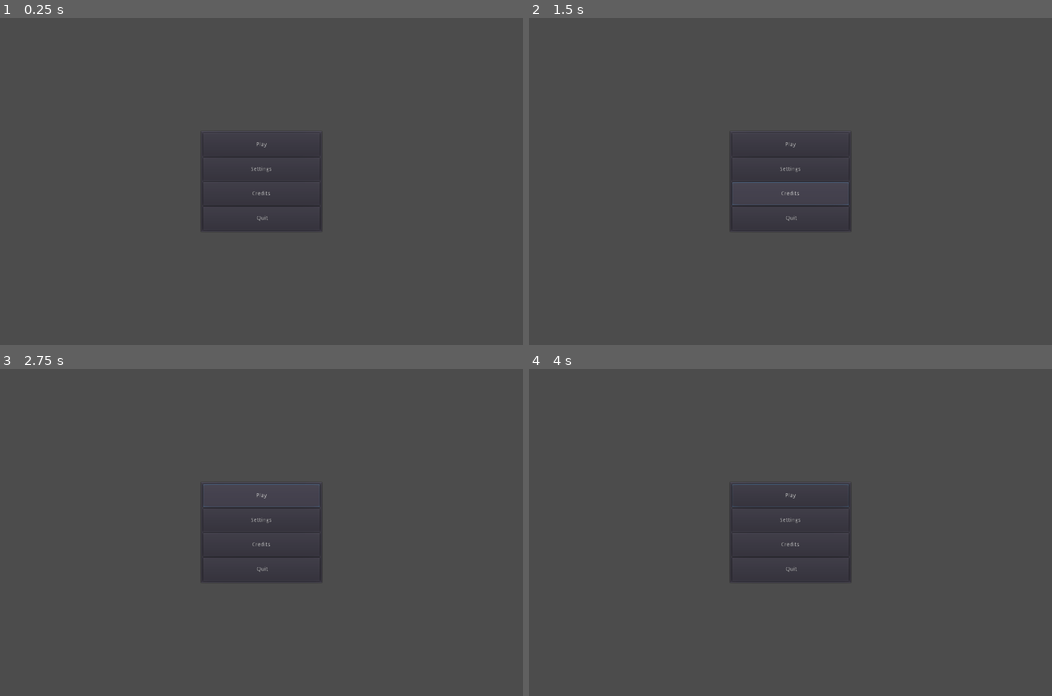
Above: before the commit, frames 1-4 (two rows, left to right).
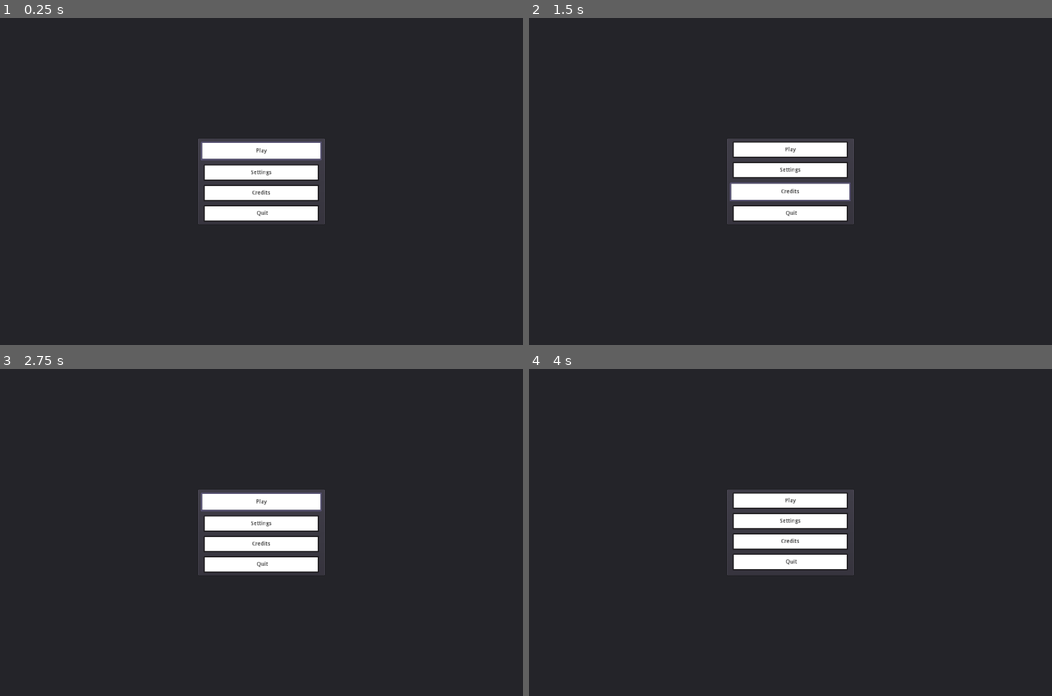
Above: after the commit, the same moments.

Repository: fporter/qthatg
Game: Godot game, scene res://Scenes/Levels/Main.tscn
The game is run twice, just before and just after one commit, with the same random seed, the same clock (stepped at 60 frames per second) and the same inputs. Before the commit the project starts from res://Levels/Main.tscn.
Inputs (mouse positions are in pixels of both pictures, inside the frame that each line leads up to):
- Up to frame 1 (0.25 s): no input
- Up to frame 2 (1.5 s): click "Settings" at 0.5 s; click "Credits" at 1.25 s
- Up to frame 3 (2.75 s): click "Play" at 2 s
- Up to frame 4 (4 s): click "Play" at 2.75 s; tap Enter (ui_accept) at 3.5, 3.77 s; move the mouse to (905, 516) at 3.52 s

The runs differ from the first frame. In frame 1, 98% of the frame differs, in the area x 0-100%, y 0-100%; in frame 2, 98%; in frame 3, 98%; in frame 4, 97%.

Commit message:
:bento: add prototype style
Ref #2

Diff:
--- /dev/null
+++ b/src/DevArt/Prototype.tres
@@ -0,0 +1,42 @@
+[gd_resource type="Theme" load_steps=7 format=2]
+
+[ext_resource path="res://DevArt/BtnStyles/MainMenuBtn.png" type="Texture" id=1]
+[ext_resource path="res://DevArt/BtnStyles/MainMenuBtn_Pressed.png" type="Texture" id=2]
+[ext_resource path="res://DevArt/BtnStyles/MainMenuBtn_Focus.png" type="Texture" id=3]
+
+[sub_resource type="StyleBoxTexture" id=2]
+texture = ExtResource( 3 )
+region_rect = Rect2( 0, 0, 64, 64 )
+margin_left = 15.0
+margin_right = 15.0
+margin_top = 15.0
+margin_bottom = 15.0
+
+[sub_resource type="StyleBoxTexture" id=1]
+texture = ExtResource( 1 )
+region_rect = Rect2( 0, 0, 64, 64 )
+margin_left = 15.0
+margin_right = 15.0
+margin_top = 15.0
+margin_bottom = 15.0
+axis_stretch_horizontal = 2
+axis_stretch_vertical = 2
+
+[sub_resource type="StyleBoxTexture" id=3]
+texture = ExtResource( 2 )
+region_rect = Rect2( 0, 0, 64, 64 )
+margin_left = 15.0
+margin_right = 15.0
+margin_top = 15.0
+margin_bottom = 15.0
+
+[resource]
+Button/colors/font_color = Color( 0, 0, 0, 1 )
+Button/colors/font_color_focus = Color( 0, 0, 0, 1 )
+Button/colors/font_color_hover = Color( 0, 0, 0, 1 )
+Button/colors/font_color_pressed = Color( 0.360784, 0, 0, 1 )
+Button/styles/focus = SubResource( 2 )
+Button/styles/hover = SubResource( 1 )
+Button/styles/normal = SubResource( 1 )
+Button/styles/pressed = SubResource( 3 )
+VBoxContainer/constants/separation = 6
--- a/src/Levels/Main.tscn
+++ /dev/null
@@ -1,70 +0,0 @@
-[gd_scene load_steps=2 format=2]
-
-[ext_resource path="res://Scripts/Scenes/MainMenu.gd" type="Script" id=1]
-
-[node name="MainMenu" type="Node2D"]
-script = ExtResource( 1 )
-
-[node name="MarginContainer" type="MarginContainer" parent="."]
-margin_right = 1280.0
-margin_bottom = 800.0
-
-[node name="CenterContainer" type="CenterContainer" parent="MarginContainer"]
-margin_right = 1280.0
-margin_bottom = 800.0
-
-[node name="PanelContainer" type="PanelContainer" parent="MarginContainer/CenterContainer"]
-margin_left = 490.0
-margin_top = 275.0
-margin_right = 790.0
-margin_bottom = 525.0
-rect_min_size = Vector2( 300, 250 )
-
-[node name="VBoxContainer" type="VBoxContainer" parent="MarginContainer/CenterContainer/PanelContainer"]
-margin_left = 7.0
-margin_top = 7.0
-margin_right = 293.0
-margin_bottom = 243.0
-
-[node name="PlayButton" type="Button" parent="MarginContainer/CenterContainer/PanelContainer/VBoxContainer"]
-margin_right = 286.0
-margin_bottom = 56.0
-focus_neighbour_top = NodePath("../Quit")
-focus_neighbour_bottom = NodePath("../SettingsBtn")
-focus_next = NodePath("../SettingsBtn")
-focus_previous = NodePath("../Quit")
-size_flags_vertical = 3
-text = "Play"
-
-[node name="SettingsBtn" type="Button" parent="MarginContainer/CenterContainer/PanelContainer/VBoxContainer"]
-margin_top = 60.0
-margin_right = 286.0
-margin_bottom = 116.0
-focus_neighbour_top = NodePath("../PlayButton")
-focus_neighbour_bottom = NodePath("../Credits")
-focus_next = NodePath("../Credits")
-focus_previous = NodePath("../PlayButton")
-size_flags_vertical = 3
-text = "Settings"
-
-[node name="Credits" type="Button" parent="MarginContainer/CenterContainer/PanelContainer/VBoxContainer"]
-margin_top = 120.0
-margin_right = 286.0
-margin_bottom = 176.0
-focus_neighbour_top = NodePath("../SettingsBtn")
-focus_neighbour_bottom = NodePath("../Quit")
-focus_next = NodePath("../Quit")
-focus_previous = NodePath("../SettingsBtn")
-size_flags_vertical = 3
-text = "Credits"
-
-[node name="Quit" type="Button" parent="MarginContainer/CenterContainer/PanelContainer/VBoxContainer"]
-margin_top = 180.0
-margin_right = 286.0
-margin_bottom = 236.0
-focus_neighbour_top = NodePath("../Credits")
-focus_neighbour_bottom = NodePath("../PlayButton")
-focus_next = NodePath("../PlayButton")
-focus_previous = NodePath("../Credits")
-size_flags_vertical = 3
-text = "K_QUIT"
--- /dev/null
+++ b/src/Scenes/Levels/Main.tscn
@@ -0,0 +1,78 @@
+[gd_scene load_steps=4 format=2]
+
+[ext_resource path="res://Scripts/Levels/MainMenu.gd" type="Script" id=1]
+[ext_resource path="res://DevArt/Prototype.tres" type="Theme" id=2]
+[ext_resource path="res://Scenes/UI/DefaultButton.tscn" type="PackedScene" id=3]
+
+[node name="MainMenu" type="Node2D"]
+script = ExtResource( 1 )
+
+[node name="Panel" type="Panel" parent="."]
+margin_right = 1280.0
+margin_bottom = 800.0
+
+[node name="MarginContainer" type="MarginContainer" parent="Panel"]
+anchor_right = 1.0
+anchor_bottom = 1.0
+margin_left = 10.0
+margin_top = 10.0
+margin_right = -10.0
+margin_bottom = -10.0
+size_flags_horizontal = 0
+size_flags_vertical = 0
+theme = ExtResource( 2 )
+
+[node name="CenterContainer" type="CenterContainer" parent="Panel/MarginContainer"]
+margin_right = 1260.0
+margin_bottom = 780.0
+size_flags_horizontal = 3
+size_flags_vertical = 3
+
+[node name="PanelContainer" type="PanelContainer" parent="Panel/MarginContainer/CenterContainer"]
+margin_left = 473.0
+margin_top = 283.0
+margin_right = 787.0
+margin_bottom = 497.0
+size_flags_horizontal = 0
+size_flags_vertical = 0
+
+[node name="VBoxContainer" type="VBoxContainer" parent="Panel/MarginContainer/CenterContainer/PanelContainer"]
+margin_left = 7.0
+margin_top = 7.0
+margin_right = 307.0
+margin_bottom = 207.0
+rect_min_size = Vector2( 300, 200 )
+size_flags_horizontal = 0
+size_flags_vertical = 0
+
+[node name="PlayBtn" parent="Panel/MarginContainer/CenterContainer/PanelContainer/VBoxContainer" instance=ExtResource( 3 )]
+margin_left = 7.0
+margin_right = 293.0
+focus_neighbour_bottom = NodePath("../SettingsBtn")
+text = "Play"
+
+[node name="SettingsBtn" parent="Panel/MarginContainer/CenterContainer/PanelContainer/VBoxContainer" instance=ExtResource( 3 )]
+margin_left = 7.0
+margin_top = 50.0
+margin_right = 293.0
+margin_bottom = 94.0
+focus_neighbour_top = NodePath("../PlayBtn")
+focus_neighbour_bottom = NodePath("../CreditsBtn")
+text = "Settings"
+
+[node name="CreditsBtn" parent="Panel/MarginContainer/CenterContainer/PanelContainer/VBoxContainer" instance=ExtResource( 3 )]
+margin_left = 7.0
+margin_top = 100.0
+margin_right = 293.0
+margin_bottom = 144.0
+focus_neighbour_top = NodePath("../SettingsBtn")
+focus_neighbour_bottom = NodePath("../QuitBtn")
+text = "Credits"
+
+[node name="QuitBtn" parent="Panel/MarginContainer/CenterContainer/PanelContainer/VBoxContainer" instance=ExtResource( 3 )]
+margin_left = 7.0
+margin_top = 150.0
+margin_right = 293.0
+margin_bottom = 194.0
+focus_neighbour_top = NodePath("../CreditsBtn")
+text = "K_QUIT"
--- /dev/null
+++ b/src/Scenes/UI/DefaultButton.tscn
@@ -0,0 +1,42 @@
+[gd_scene load_steps=3 format=2]
+
+[ext_resource path="res://Scripts/UI/DefaultButton.gd" type="Script" id=1]
+
+[sub_resource type="Animation" id=1]
+resource_name = "FocusHover"
+length = 0.1
+tracks/0/type = "value"
+tracks/0/path = NodePath(".:rect_min_size")
+tracks/0/interp = 2
+tracks/0/loop_wrap = true
+tracks/0/imported = false
+tracks/0/enabled = true
+tracks/0/keys = {
+"times": PoolRealArray( 0, 0.1 ),
+"transitions": PoolRealArray( 1, 1 ),
+"update": 0,
+"values": [ Vector2( 286, 44 ), Vector2( 300, 50 ) ]
+}
+tracks/1/type = "value"
+tracks/1/path = NodePath(".:rect_size")
+tracks/1/interp = 2
+tracks/1/loop_wrap = true
+tracks/1/imported = false
+tracks/1/enabled = true
+tracks/1/keys = {
+"times": PoolRealArray( 0, 0.1 ),
+"transitions": PoolRealArray( 1, 1 ),
+"update": 0,
+"values": [ Vector2( 286, 44 ), Vector2( 300, 50 ) ]
+}
+
+[node name="DefaultButton" type="Button"]
+margin_right = 286.0
+margin_bottom = 44.0
+rect_min_size = Vector2( 286, 44 )
+size_flags_horizontal = 4
+size_flags_vertical = 0
+script = ExtResource( 1 )
+
+[node name="FocusAnimation" type="AnimationPlayer" parent="."]
+anims/FocusHover = SubResource( 1 )
--- /dev/null
+++ b/src/Scripts/Levels/MainMenu.gd
@@ -0,0 +1,23 @@
+extends Node2D
+
+
+# Declare member variables here.
+onready var quit_button = get_node("Panel/MarginContainer/CenterContainer/PanelContainer/VBoxContainer/QuitBtn")
+
+
+# Called when the node enters the scene tree for the first time.
+func _ready():
+	quit_button.connect("button_up", self, "on_quit")
+	$Panel/MarginContainer/CenterContainer/PanelContainer/VBoxContainer/PlayBtn.grab_focus()
+	pass # Replace with function body.
+
+
+# Called every frame. 'delta' is the elapsed time since the previous frame.
+#func _process(delta):
+#	pass
+func _input(event):
+	if(event.is_action_pressed("ui_cancel")):
+		get_tree().quit()
+
+func on_quit():
+	get_tree().quit()
--- a/src/Scripts/Scenes/MainMenu.gd
+++ /dev/null
@@ -1,27 +0,0 @@
-extends Node2D
-
-
-# Declare member variables here. Examples:
-# var a = 2
-# var b = "text"
-var focused_once = false
-
-
-# Called when the node enters the scene tree for the first time.
-func _ready():
-	$MarginContainer/CenterContainer/PanelContainer/VBoxContainer/Quit.connect("button_up", self, "on_quit")
-	pass # Replace with function body.
-
-
-# Called every frame. 'delta' is the elapsed time since the previous frame.
-#func _process(delta):
-#	pass
-func _input(event):
-	if(event.is_action_pressed("ui_cancel")):
-		get_tree().quit()
-	if(event.is_action_pressed("ui_down") and !focused_once):
-		$MarginContainer/CenterContainer/PanelContainer/VBoxContainer/Quit.grab_focus()
-		focused_once = true
-
-func on_quit():
-	get_tree().quit()
--- /dev/null
+++ b/src/Scripts/UI/DefaultButton.gd
@@ -0,0 +1,37 @@
+extends Button
+
+
+# Declare member variables here. Examples:
+# var a = 2
+# var b = "text"
+
+
+# Called when the node enters the scene tree for the first time.
+func _ready():
+
+	# for game pad
+	connect("focus_entered", self, "on_focus_entered")
+	connect("focus_exited", self, "on_focus_exited")
+
+	# for mouse
+	connect("mouse_entered", self, "on_mouse_entered")
+	connect("mouse_exited", self, "on_mouse_exited")
+
+	# todo: might want to make transition better
+
+
+# Called every frame. 'delta' is the elapsed time since the previous frame.
+#func _process(delta):
+#	pass
+
+func on_focus_entered():
+	$FocusAnimation.play("FocusHover")
+
+func on_focus_exited():
+	$FocusAnimation.play_backwards("FocusHover")
+
+func on_mouse_entered():
+	self.grab_focus()
+
+func on_mouse_exited():
+	self.release_focus()
--- a/src/project.godot
+++ b/src/project.godot
@@ -11,7 +11,7 @@
 [application]
 
 config/name="Steamdeck"
-run/main_scene="res://Levels/Main.tscn"
+run/main_scene="res://Scenes/Levels/Main.tscn"
 config/icon="res://icon.png"
 
 [debug]
Binary file added: src/DevArt/BtnStyles/MainMenuBtn.png
Not shown, added: src/DevArt/BtnStyles/MainMenuBtn.png.import
Binary file added: src/DevArt/BtnStyles/MainMenuBtn_Focus.png
Not shown, added: src/DevArt/BtnStyles/MainMenuBtn_Focus.png.import
Binary file added: src/DevArt/BtnStyles/MainMenuBtn_Pressed.png
Not shown, added: src/DevArt/BtnStyles/MainMenuBtn_Pressed.png.import
